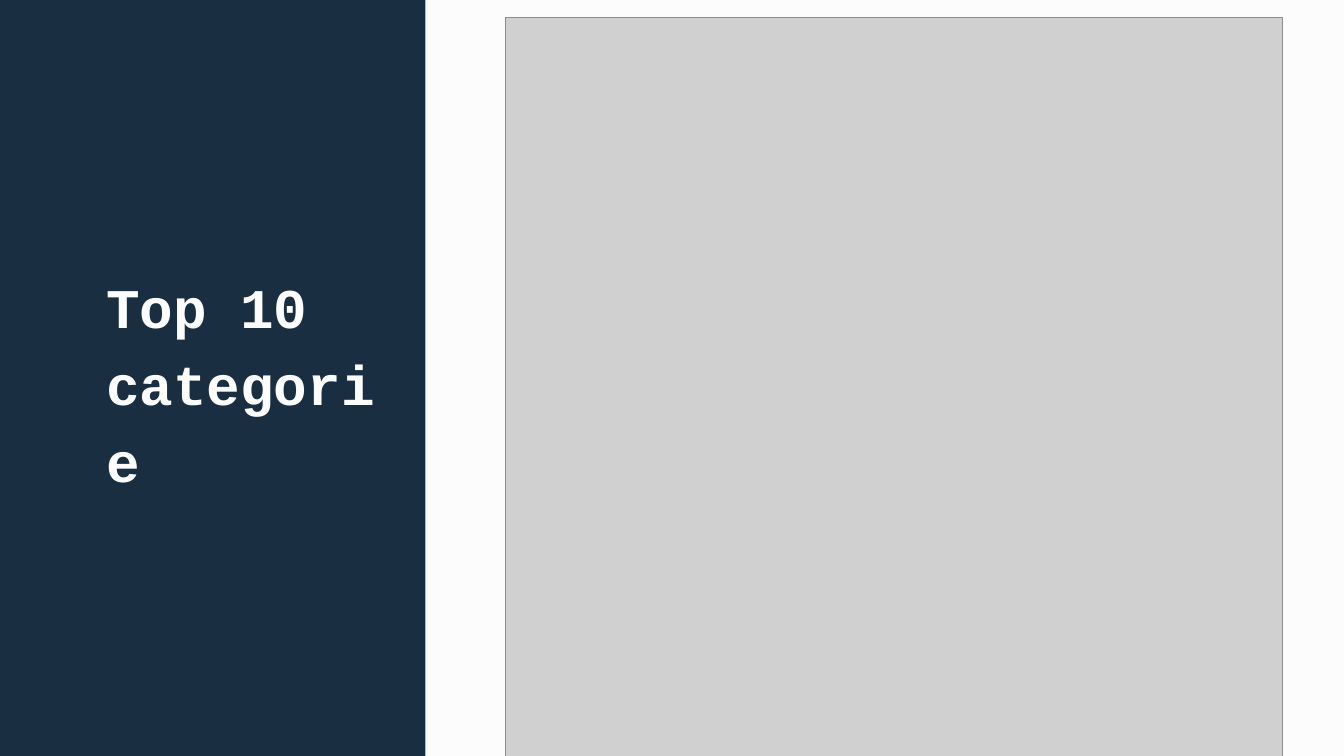
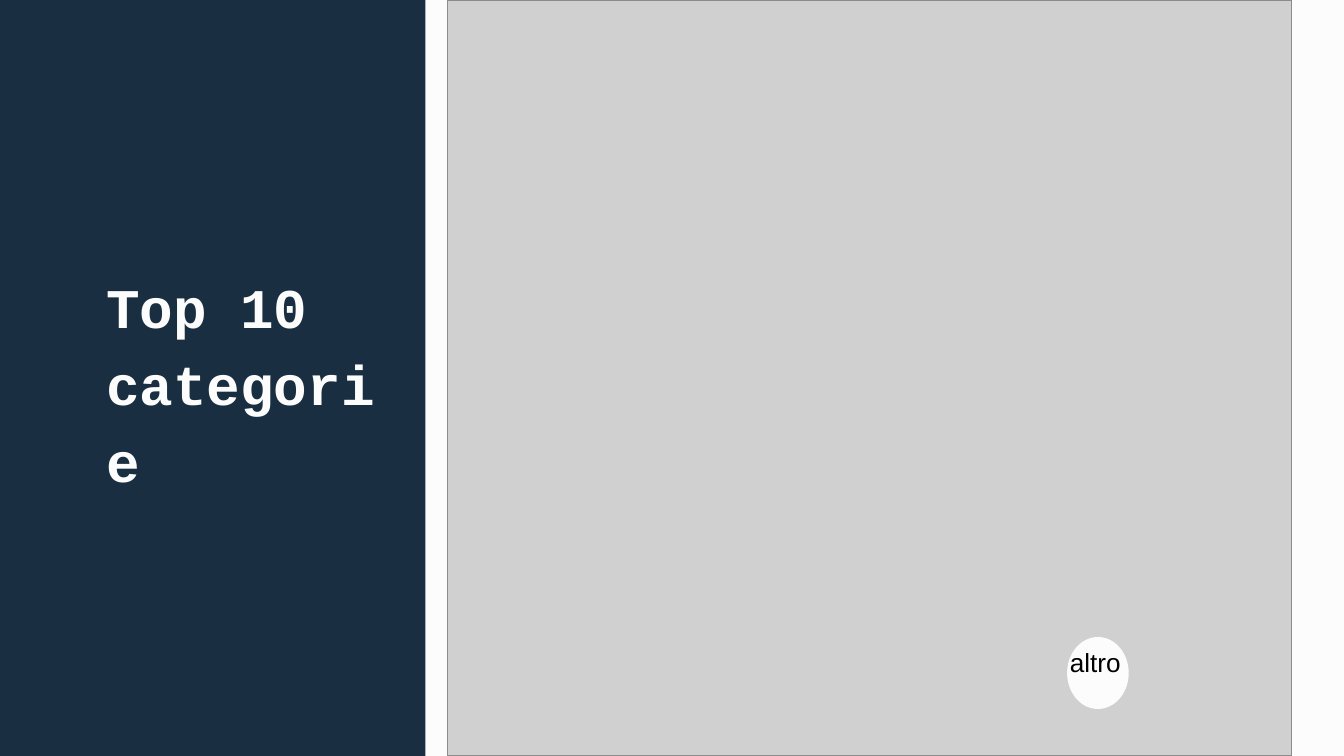
Before and after one commit to LiuEnFan/scivis-project, a slide deck: slide 9 of PlayStore.pptx. Drawn at 1344x756 pixels with LibreOffice and Linux fonts; fonts in the diff are those of the drawing; grey boxes stand for pictures. Boxes give left, top, right and bottom in pixels: in the first picture for what was removed or moved away, otherwise in the second. Text is boxed around its words. In the diff, an @@ line names an element or a change of style, - is before the commit and + after.

```diff
--- a/PlayStore.pptx
+++ b/PlayStore.pptx
@@ picture: place and size @@
-picture at <box>505,17,1282,756</box>
+picture at <box>448,0,1292,755</box>
@@ ellipse added at <box>1068,638,1126,707</box>, fill #FCFCFC, outline #FCFCFC 2 pt @@
@@ text added at <box>1070,651,1121,673</box>, 14 pt, text #000000 @@
+altro
```
Also in this commit, not shown: 5 other slides changed.
